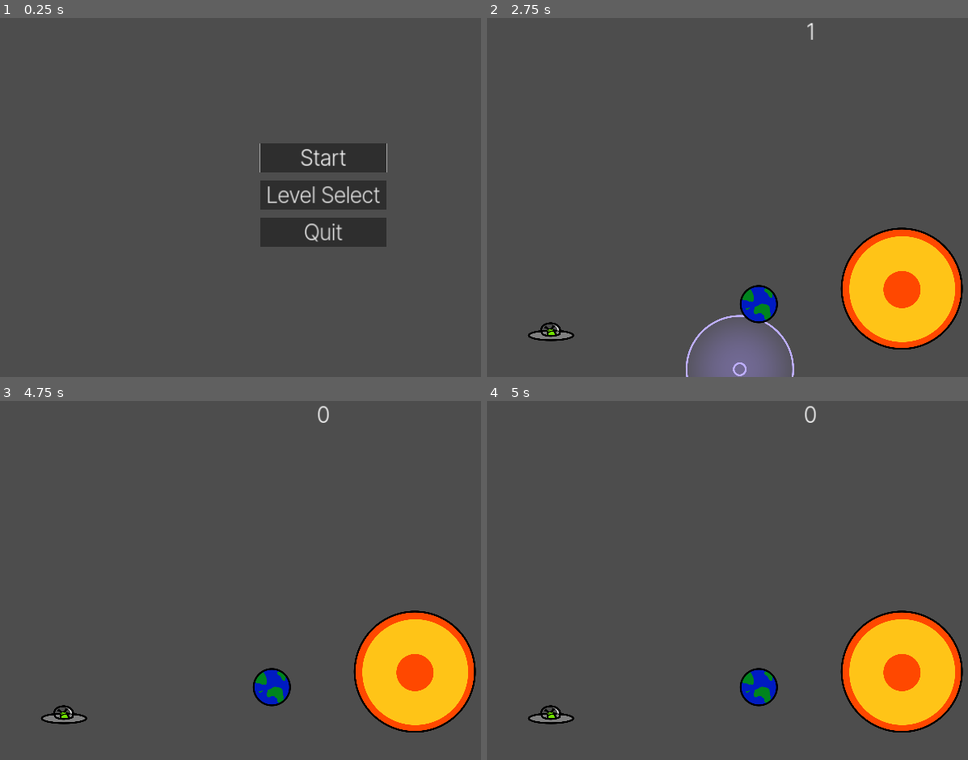
Above: before the commit, frames 1-4 (two rows, left to right).
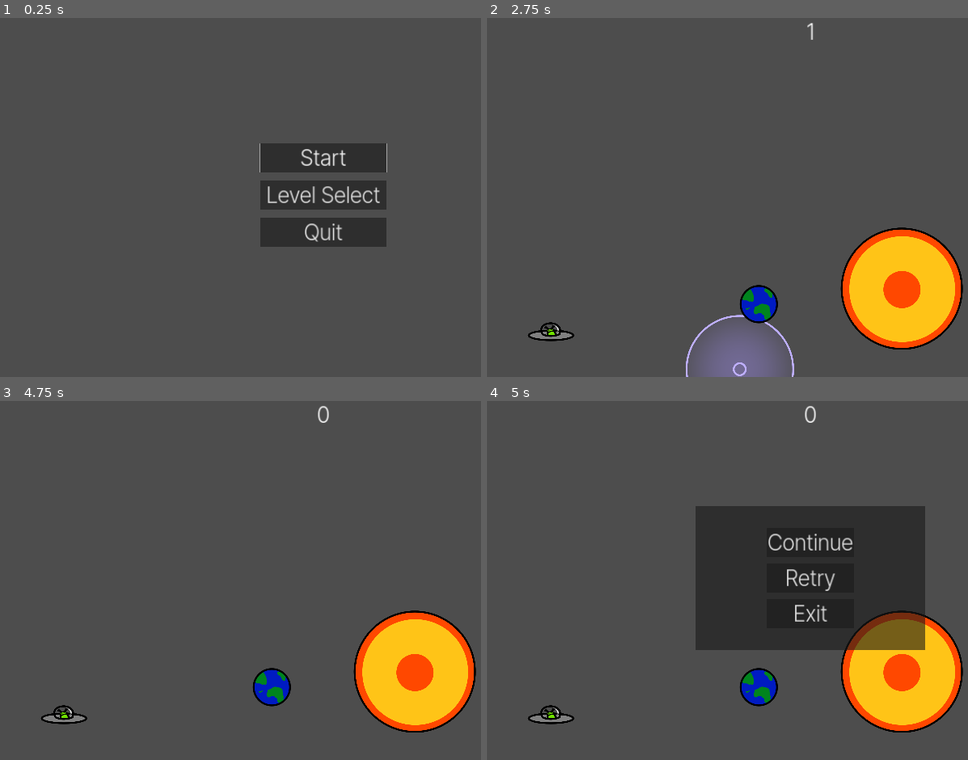
Above: after the commit, the same moments.

Repository: Afterglow375/godot_jam_03
Game: Godot game, scene res://scenes/ui/main_menu.tscn
Two runs of this game, one before a commit and one after it. Both use one fixed random seed, a clock stepped at 60 frames per second and the inputs below. Before the commit the project starts from res://scenes/ui/menu.tscn.
Inputs (mouse positions are in pixels of both pictures, inside the frame that each line leads up to):
- Up to frame 1 (0.25 s): no input
- Up to frame 2 (2.75 s): click "Start" at 0.5 s; tap Enter at 1.25 s; drag from (549, 330) to (900, 287) at 1.27 s; drag from (679, 211) to (549, 330) at 2.02 s
- Up to frame 3 (4.75 s): move the mouse to (389, 497) at 2.77 s; tap R at 2.85, 4.35 s; click (389, 497) at 2.92 s; tap Space at 3.5 s; drag from (293, 652) to (129, 523) at 3.52 s; tap Enter at 4.25 s; move the mouse to (outside the picture) at 4.27 s; click (outside the picture) at 4.42 s
- Up to frame 4 (5 s): tap Escape at 4.9 s

Frames 1-3 are identical in both runs. In frame 4, 19% of the frame differs, in the area x 43-92%, y 29-70%.

Commit message:
Added pause menu

Diff:
--- a/project.godot
+++ b/project.godot
@@ -11,7 +11,7 @@
 [application]
 
 config/name="godot_jam_03"
-run/main_scene="res://scenes/ui/menu.tscn"
+run/main_scene="res://scenes/ui/main_menu.tscn"
 config/features=PackedStringArray("4.2", "Forward Plus")
 config/icon="res://icon.svg"
 
--- /dev/null
+++ b/scenes/ui/pause_menu.tscn
@@ -0,0 +1,67 @@
+[gd_scene load_steps=3 format=3 uid="uid://du7btdyj4ge44"]
+
+[ext_resource type="Script" path="res://scripts/ui/pause_menu.gd" id="1_0pi5o"]
+[ext_resource type="FontFile" uid="uid://bcf67jwh7668c" path="res://assets/InterTight-Light.ttf" id="1_oqxnm"]
+
+[node name="CanvasLayer" type="CanvasLayer"]
+script = ExtResource("1_0pi5o")
+
+[node name="Control" type="Control" parent="."]
+layout_mode = 3
+anchors_preset = 8
+anchor_left = 0.5
+anchor_top = 0.5
+anchor_right = 0.5
+anchor_bottom = 0.5
+offset_left = -20.0
+offset_top = -20.0
+offset_right = 20.0
+offset_bottom = 20.0
+grow_horizontal = 2
+grow_vertical = 2
+
+[node name="Panel" type="Panel" parent="Control"]
+layout_mode = 1
+anchors_preset = 8
+anchor_left = 0.5
+anchor_top = 0.5
+anchor_right = 0.5
+anchor_bottom = 0.5
+offset_left = -682.0
+offset_top = -427.5
+offset_right = 682.0
+offset_bottom = 427.5
+grow_horizontal = 2
+grow_vertical = 2
+
+[node name="VBoxContainer" type="VBoxContainer" parent="Control/Panel"]
+layout_mode = 1
+anchors_preset = 8
+anchor_left = 0.5
+anchor_top = 0.5
+anchor_right = 0.5
+anchor_bottom = 0.5
+offset_left = -39.5
+offset_top = -33.0
+offset_right = 39.5
+offset_bottom = 33.0
+grow_horizontal = 2
+grow_vertical = 2
+theme_override_constants/separation = 40
+
+[node name="Continue" type="Button" parent="Control/Panel/VBoxContainer"]
+layout_mode = 2
+theme_override_fonts/font = ExtResource("1_oqxnm")
+theme_override_font_sizes/font_size = 128
+text = "Continue"
+
+[node name="Retry" type="Button" parent="Control/Panel/VBoxContainer"]
+layout_mode = 2
+theme_override_fonts/font = ExtResource("1_oqxnm")
+theme_override_font_sizes/font_size = 128
+text = "Retry"
+
+[node name="Exit" type="Button" parent="Control/Panel/VBoxContainer"]
+layout_mode = 2
+theme_override_font_sizes/font_size = 128
+text = "Exit"
--- a/scripts/entities/collision_shape_data.gd
+++ /dev/null
@@ -1,21 +0,0 @@
-extends CollisionShape2D
-
-# Signal to notify when radius changes
-signal radius_changed(new_radius: float)
-
-func _ready() -> void:
-	# Emit initial radius if it's a circle shape
-	if shape is CircleShape2D:
-		emit_signal("radius_changed", shape.radius)
-
-# Call this when you want to get the current radius
-func get_radius() -> float:
-	if shape is CircleShape2D:
-		return shape.radius
-	return 0.0
-
-# You can also add a setter if you want to modify the radius programmatically
-func set_radius(new_radius: float) -> void:
-	if shape is CircleShape2D:
-		shape.radius = new_radius
-		emit_signal("radius_changed", new_radius)
--- a/scripts/entities/sun.gd
+++ b/scripts/entities/sun.gd
@@ -45,4 +45,4 @@
 
 func round_win():
 	level.calculate_final_score(accuracy_score)
-	level.game_won()
+	level.level_won()
--- a/scripts/systems/level.gd
+++ b/scripts/systems/level.gd
@@ -6,46 +6,65 @@
 var win_popup: CanvasLayer = null
 var score: int = 0
 var accuracy_score: int = 0
+var pause_menu_scene = preload("res://scenes/ui/pause_menu.tscn")
+var pause_menu: CanvasLayer = null
+var is_paused: bool = false
+var level_finished: bool = false
 
 func _ready() -> void:
-	# Add the HUD to this level
 	add_hud()
+	add_pause_menu()
 	add_win_popup()
 
 	# Add listeners for win_popup signals
 	win_popup.next_level.connect(_on_next_level)
 	win_popup.retry_level.connect(_on_retry_level)
 
+	# Hide pause menu initially
+	if pause_menu != null:
+		pause_menu.visible = false
+
+	# Set process input to work even when paused
+	process_mode = Node.PROCESS_MODE_ALWAYS
+
 func _input(event: InputEvent) -> void:
-	# Check for the R key press to reset the level/score
-	if event is InputEventKey and event.pressed and event.keycode == KEY_R:
-		reset_score()
-		reset_level()
+	if event is InputEventKey and event.pressed:
+		# Check for the R key press to reset the level/score
+		if event.keycode == KEY_R:
+			reset_score()
+			reset_level()
+		# Check for Escape key press to toggle pause menu
+		elif event.keycode == KEY_ESCAPE and not level_finished:
+			toggle_pause_menu()
 
-# Reset the current level
+# Toggle the pause menu visibility and level pause state
+func toggle_pause_menu() -> void:
+	is_paused = !is_paused
+
+	if pause_menu != null:
+		pause_menu.visible = is_paused
+
+	# Pause/unpause the level
+	get_tree().paused = is_paused
+
+# Reload the current level
 func reset_level() -> void:
-	# Reload the current level
 	get_tree().change_scene_to_file(scene_file_path)
 
 # Add the HUD to this level
 func add_hud() -> void:
-	# Check if HUD already exists
-	if hud != null:
-		return
-
-	# Instance the HUD scene
 	hud = hud_scene.instantiate()
 	add_child(hud)
 
-# Add the HUD to this level
+# Add the win popup to this level
 func add_win_popup() -> void:
-	# Check if already exists
-	if win_popup != null:
-		return
-
-	# Instance the HUD scene
 	win_popup = win_popup_scene.instantiate()
 	add_child(win_popup)
+
+# Add the pause menu to this level
+func add_pause_menu() -> void:
+	pause_menu = pause_menu_scene.instantiate()
+	add_child(pause_menu)
 
 # Update the score and display
 func update_score(new_score: int) -> void:
@@ -71,15 +90,20 @@
 func calculate_final_score(accuracy_score: int) -> int:
 	self.accuracy_score = accuracy_score
 	var final_score = round(accuracy_score / score)
-	print(final_score)
 	return final_score
 
-func game_won():
+func level_won() -> void:
+	level_finished = true
+
+	# If paused, unpause the level first
+	if is_paused:
+		toggle_pause_menu()
+
 	win_popup.set_scores(score, accuracy_score)
 	win_popup.show()
 
 func _on_next_level():
 	pass # implementing this soon
 
-func _on_retry_level():
+func _on_retry_level() -> void:
 	reset_level()
--- /dev/null
+++ b/scripts/ui/pause_menu.gd
@@ -0,0 +1,30 @@
+extends CanvasLayer
+
+var level: Node = null
+
+func _ready() -> void:
+	# Store reference to the level
+	level = get_tree().current_scene
+
+	# Connect the buttons to their respective functions
+	$Control/Panel/VBoxContainer/Continue.pressed.connect(_on_continue_pressed)
+	$Control/Panel/VBoxContainer/Retry.pressed.connect(_on_retry_pressed)
+	$Control/Panel/VBoxContainer/Exit.pressed.connect(_on_exit_pressed)
+
+func _on_continue_pressed() -> void:
+	# Call the level's toggle_pause_menu function
+	level.toggle_pause_menu()
+
+func _on_retry_pressed() -> void:
+	# First unpause the game
+	get_tree().paused = false
+
+	level.reset_score()
+	level.reset_level()
+
+func _on_exit_pressed() -> void:
+	# First unpause the game
+	get_tree().paused = false
+
+	# Go to the main menu
+	get_tree().change_scene_to_file("res://scenes/ui/main_menu.tscn")
Not shown: 1 places in scenes/entities/earth.tscn that only renumber resources
Not shown: 1 places in scenes/entities/sun.tscn that only renumber resources
Not shown: 1 places in scenes/levels/level_one.tscn that only renumber resources
Not shown: 2 places in scenes/ui/main_menu.tscn that only renumber resources
